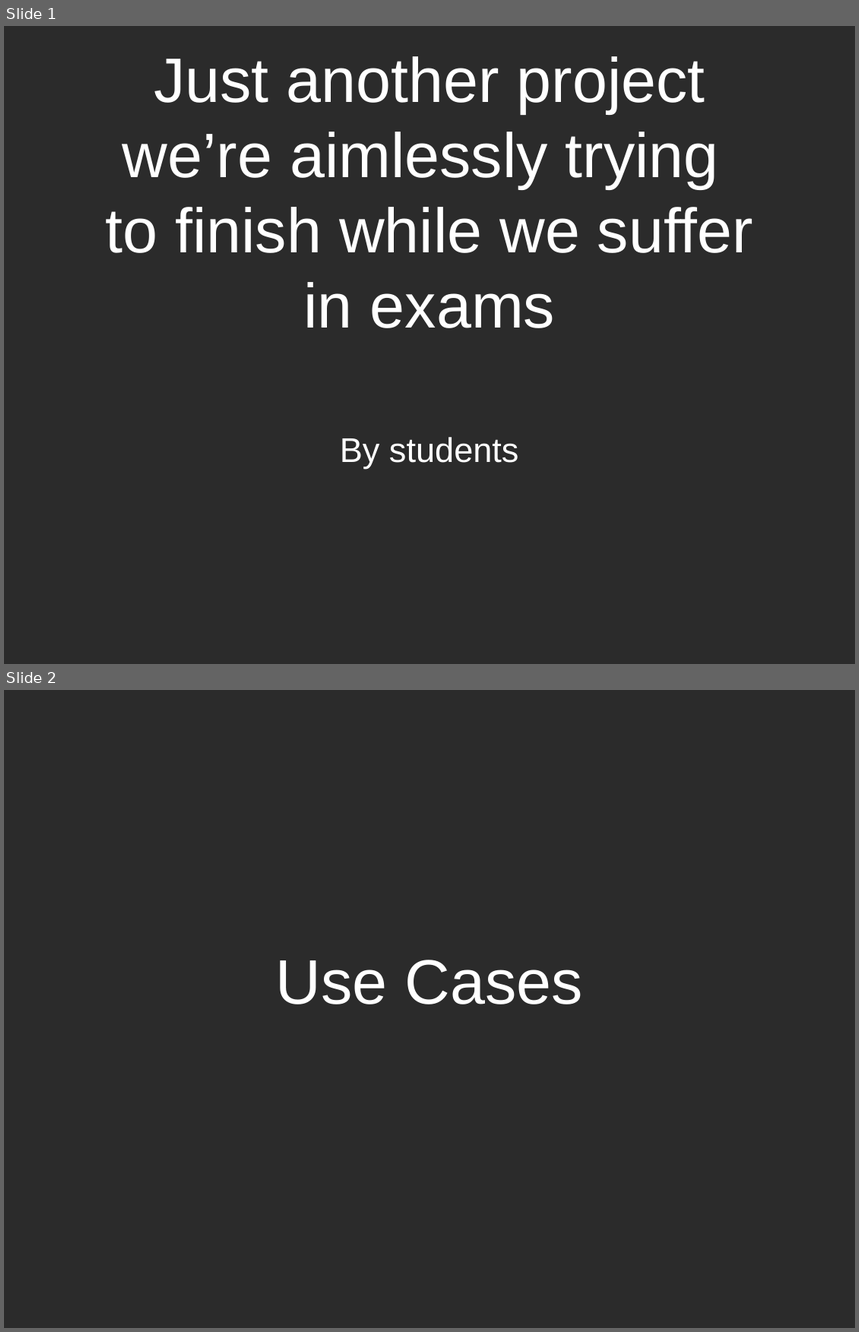
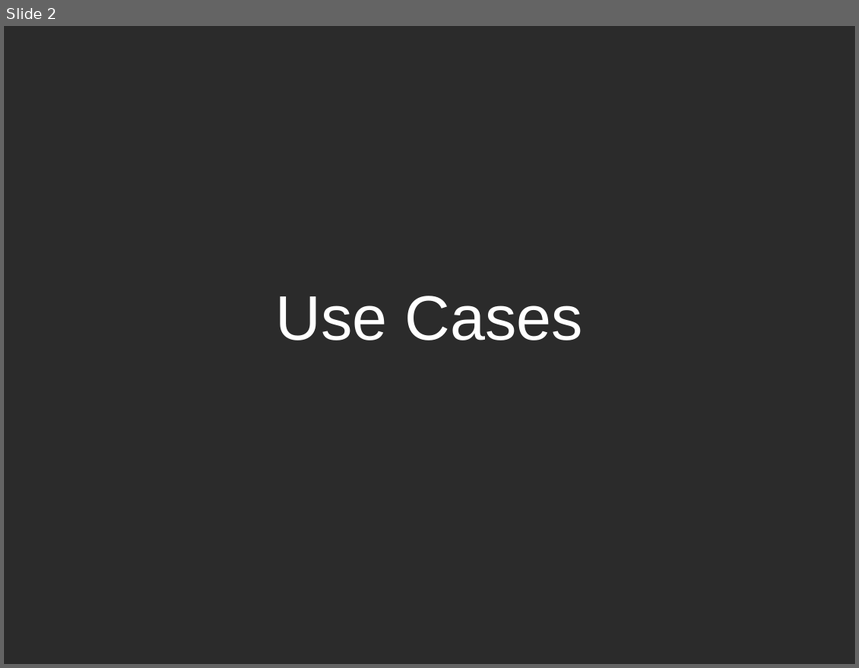
Before and after one commit to EdoardoLenzi9/Advanced-Programming-CPP-Dodo-Neko, a slide deck: Documentation/Milestone 2.odp. Shown one above the other, each under a label of ours: slides 1 and 2 before the commit, slide 2 after it. The pictures are 859x1332 and 859x668 pixels, drawn with LibreOffice and Linux fonts; fonts in the diff are those of the drawing; background and template pictures are left out; a plain dark background stands for a picture behind light text. Boxes give left, top, right and bottom in pixels: in the first picture for what was removed or moved away, otherwise in the second. Text is boxed around its words. In the diff, an @@ line names an element or a change of style, - is before the commit and + after.

```diff
--- a/Documentation/Milestone 2.odp
+++ b/Documentation/Milestone 2.odp
@@ slide 1 removed at [4,26,855,664], background picture (left out) @@
@@ title removed at [106,56,753,328] @@
-Just another project
-we’re aimlessly trying
-to finish while we suffer
-in exams
@@ subtitle removed at [340,437,519,468] @@
-By students
```
Also in this commit, not shown: 5 slides added.
